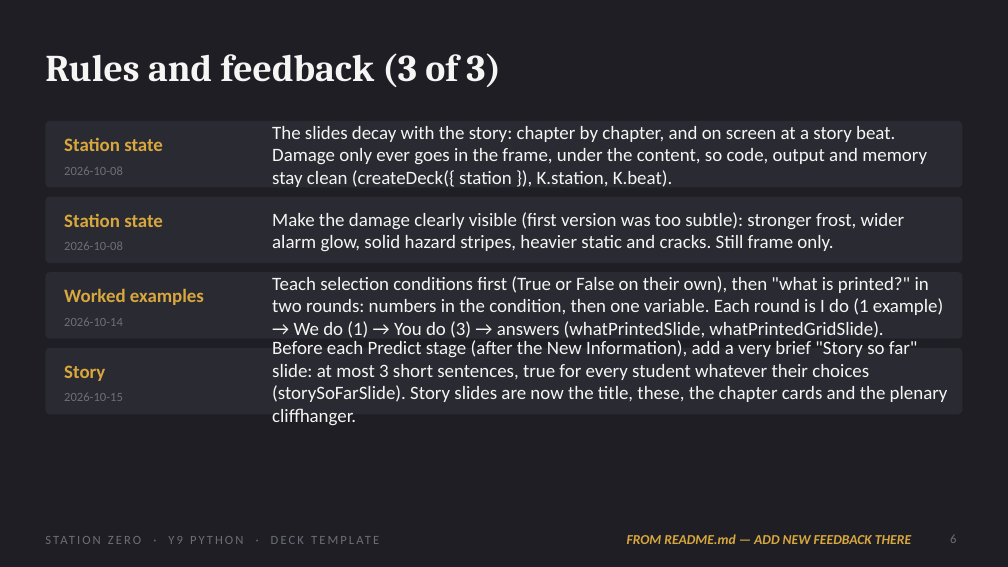
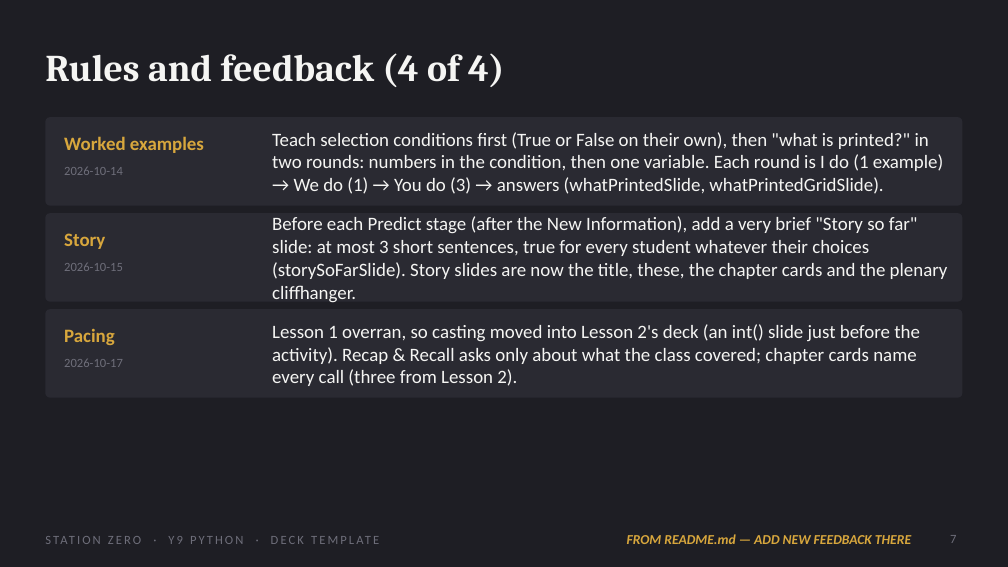
Before and after one commit to OGAComputing/interactive, a slide deck: slide 7 of _presentations/Y9_Python/Y9_Python_Deck_Template.pptx (slide 6 before the commit). Drawn at 1008x567 pixels with LibreOffice and Linux fonts; fonts in the diff are those of the drawing. Boxes give left, top, right and bottom in pixels: in the first picture for what was removed or moved away, otherwise in the second. Text is boxed around its words. In the diff, an @@ line names an element or a change of style, - is before the commit and + after.

```diff
--- a/_presentations/Y9_Python/Y9_Python_Deck_Template.pptx
+++ b/_presentations/Y9_Python/Y9_Python_Deck_Template.pptx
@@ title at (45, 53, 504, 87): text changed @@
-Rules and feedback (3 of 3)
+Rules and feedback (4 of 4)
@@ rounded rectangle: place and size @@
-rounded rectangle at (45, 121, 963, 188)
+rounded rectangle at (45, 117, 963, 206)
@@ text "Teach selection conditions first (True ...": place and size @@
-text "Teach selection conditions first (True ..." at (272, 276, 943, 341)
+text "Teach selection conditions first (True ..." at (272, 132, 943, 194)
@@ text "Worked examples": place and size @@
-text "Worked examples" at (64, 288, 204, 305)
+text "Worked examples" at (64, 136, 204, 153)
@@ text removed at (64, 138, 163, 151) @@
-Station state
@@ text removed at (272, 126, 927, 187) @@
-The slides decay with the story: chapter by chapter, and on screen at a story beat. Damage only ever goes in the frame, under the content, so code, output and memory stay clean (createDeck({ station }), K.station, K.beat).
@@ text at (64, 167, 123, 175): text changed @@
-2026-10-08
+2026-10-14
@@ rounded rectangle: place and size @@
-rounded rectangle at (45, 197, 963, 263)
+rounded rectangle at (45, 213, 963, 302)
@@ text "Story": place and size @@
-text "Story" at (64, 365, 105, 381)
+text "Story" at (64, 233, 105, 249)
@@ text removed at (64, 214, 163, 227) @@
-Station state
@@ text "Before each Predict stage (after ...": place and size @@
-text "Before each Predict stage (after ..." at (272, 340, 948, 425)
+text "Before each Predict stage (after ..." at (272, 216, 948, 302)
@@ text removed at (272, 212, 905, 252) @@
-Make the damage clearly visible (first version was too subtle): stronger frost, wider alarm glow, solid hazard stripes, heavier static and cracks. Still frame only.
@@ text "2026-10-15": place and size @@
-text "2026-10-15" at (64, 393, 123, 401)
+text "2026-10-15" at (64, 263, 123, 271)
@@ text removed at (64, 242, 123, 250) @@
-2026-10-08
@@ rounded rectangle removed at (45, 272, 963, 339) @@
@@ proportions changed in 3 elements at (45, 117, 963, 206), (45, 213, 963, 302), (45, 309, 963, 398) @@
@@ rounded rectangle: place and size @@
-rounded rectangle at (45, 348, 963, 414)
+rounded rectangle at (45, 309, 963, 398)
@@ text added at (64, 329, 115, 345), 18 pt, text #D8A73D, bold @@
+Pacing
@@ text added at (272, 324, 920, 386), 18 pt, text #F5F5F3 @@
+Lesson 1 overran, so casting moved into Lesson 2's deck (an int() slide just before the activity). Recap & Recall asks only about what the class covered; chapter cards name every call (three from Lesson 2).
@@ text at (64, 359, 123, 367): text changed @@
-2026-10-14
+2026-10-17
@@ page number at (950, 535, 956, 543): text changed @@
-6
+7
```
Also in this commit, not shown: 3 other slides changed, 1 slide added, 28 other files.
